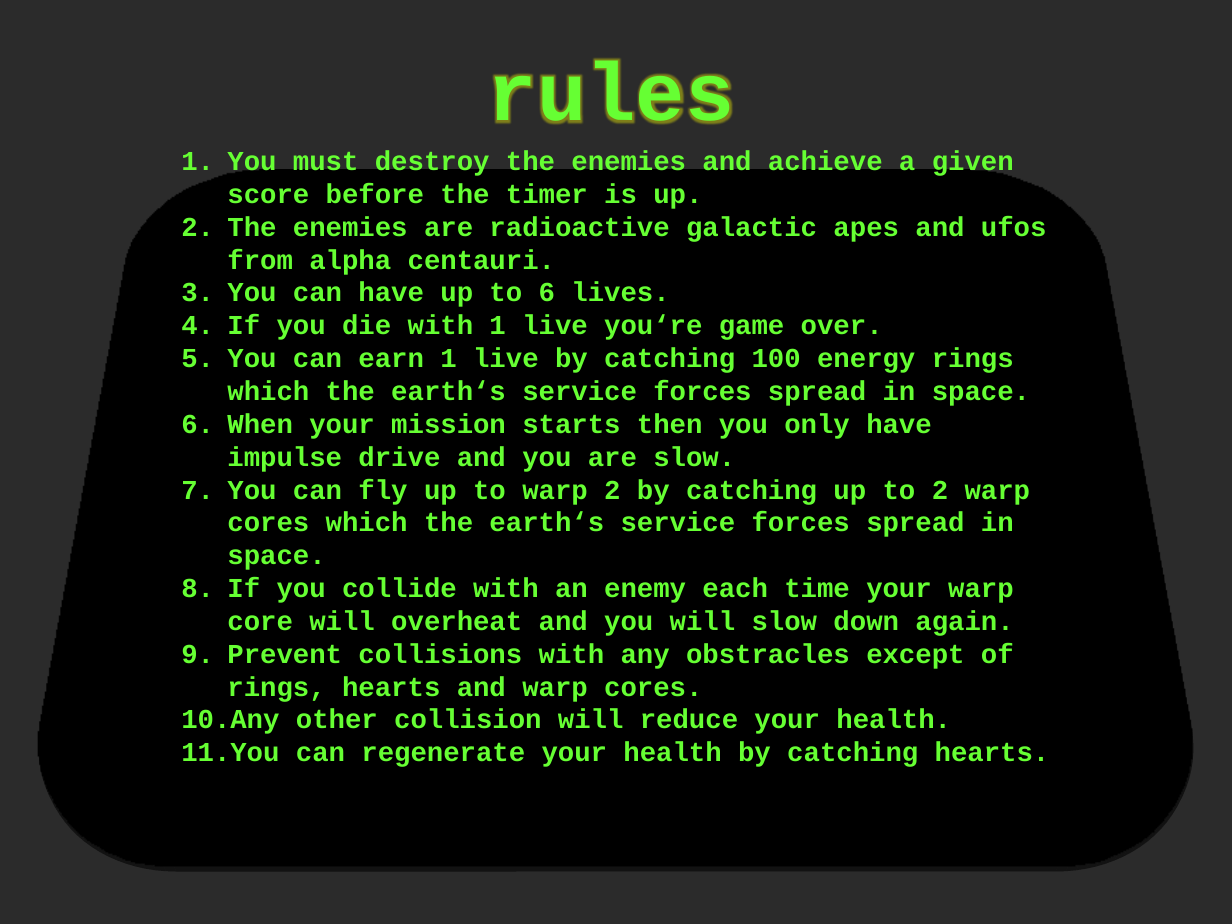
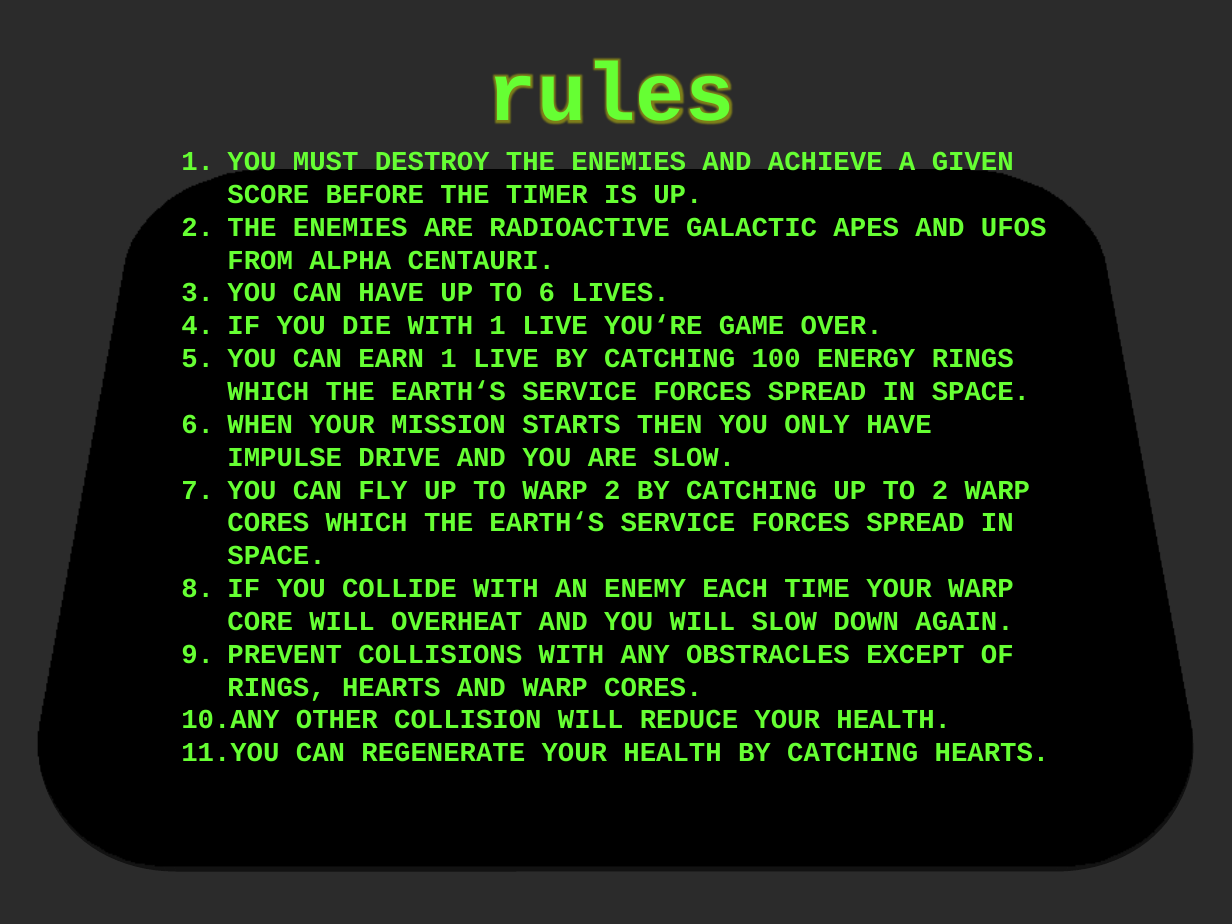
Before and after one commit to srad/SpaceBIT, a slide deck: slide 4 of handbook/SpaceBIT - Handbook.pptx. Drawn at 1232x924 pixels with LibreOffice and Linux fonts; fonts in the diff are those of the drawing; background and template pictures are left out; a plain dark background stands for a picture behind light text. Boxes give left, top, right and bottom in pixels: in the first picture for what was removed or moved away, otherwise in the second. Text is boxed around its words. In the diff, an @@ line names an element or a change of style, - is before the commit and + after.

```diff
--- a/handbook/SpaceBIT - Handbook.pptx
+++ b/handbook/SpaceBIT - Handbook.pptx
@@ text in rounded rectangle at [181,151,1050,762]: text changed @@
-1. You must destroy the enemies and achieve a given score before the timer is up.
-2. The enemies are radioactive galactic apes and ufos from alpha centauri.
-3. You can have up to 6 lives.
-4. If you die with 1 live you‘re game over.
-5. You can earn 1 live by catching 100 energy rings which the earth‘s service forces spread in space.
-6. When your mission starts then you only have impulse drive and you are slow.
-7. You can fly up to warp 2 by catching up to 2 warp cores which the earth‘s service forces spread in space.
-8. If you collide with an enemy each time your warp core will overheat and you will slow down again.
-9. Prevent collisions with any obstracles except of rings, hearts and warp cores.
-10. Any other collision will reduce your health.
-11. You can regenerate your health by catching hearts.
+1. YOU MUST DESTROY THE ENEMIES AND ACHIEVE A GIVEN SCORE BEFORE THE TIMER IS UP.
+2. THE ENEMIES ARE RADIOACTIVE GALACTIC APES AND UFOS FROM ALPHA CENTAURI.
+3. YOU CAN HAVE UP TO 6 LIVES.
+4. IF YOU DIE WITH 1 LIVE YOU‘RE GAME OVER.
+5. YOU CAN EARN 1 LIVE BY CATCHING 100 ENERGY RINGS WHICH THE EARTH‘S SERVICE FORCES SPREAD IN SPACE.
+6. WHEN YOUR MISSION STARTS THEN YOU ONLY HAVE IMPULSE DRIVE AND YOU ARE SLOW.
+7. YOU CAN FLY UP TO WARP 2 BY CATCHING UP TO 2 WARP CORES WHICH THE EARTH‘S SERVICE FORCES SPREAD IN SPACE.
+8. IF YOU COLLIDE WITH AN ENEMY EACH TIME YOUR WARP CORE WILL OVERHEAT AND YOU WILL SLOW DOWN AGAIN.
+9. PREVENT COLLISIONS WITH ANY OBSTRACLES EXCEPT OF RINGS, HEARTS AND WARP CORES.
+10. ANY OTHER COLLISION WILL REDUCE YOUR HEALTH.
+11. YOU CAN REGENERATE YOUR HEALTH BY CATCHING HEARTS.
```
Also in this commit, not shown: 7 other slides changed, 3 slides added, 35 other files.
